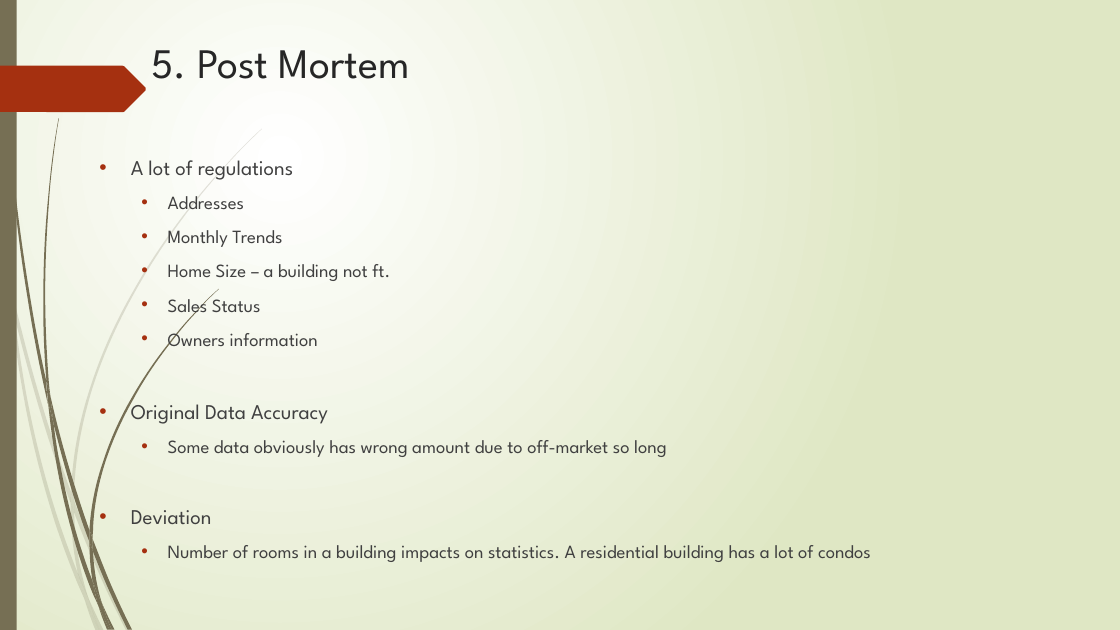
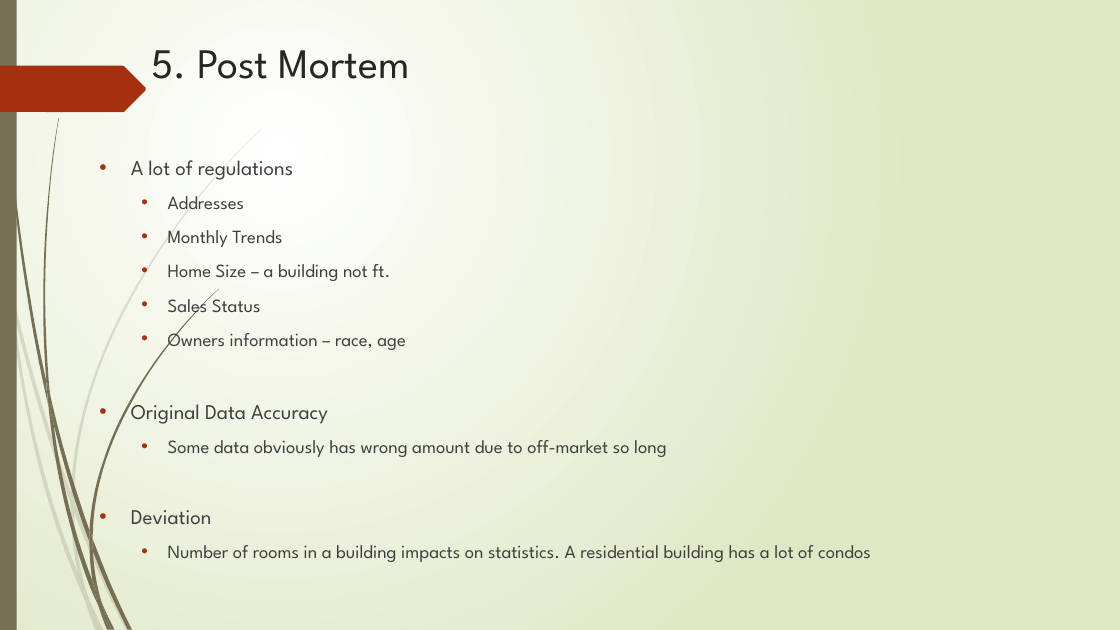
Before and after one commit to FeLowe/NW-Bootcamp-Projects, a slide deck: slide 10 of Presentation - Fernanda Mina.pptx (slide 11 before the commit). Drawn at 1120x630 pixels with LibreOffice and Linux fonts; fonts in the diff are those of the drawing. Boxes give left, top, right and bottom in pixels: in the first picture for what was removed or moved away, otherwise in the second. Text is boxed around its words. In the diff, an @@ line names an element or a change of style, - is before the commit and + after.

```diff
--- a/Presentation - Fernanda Mina.pptx
+++ b/Presentation - Fernanda Mina.pptx
@@ text at bbox=[168, 327, 406, 350]: text changed @@
-  • Owners information
+  • Owners information – race, age
```
Also in this commit, not shown: 5 other slides changed, 1 slide removed, 5 other files.
